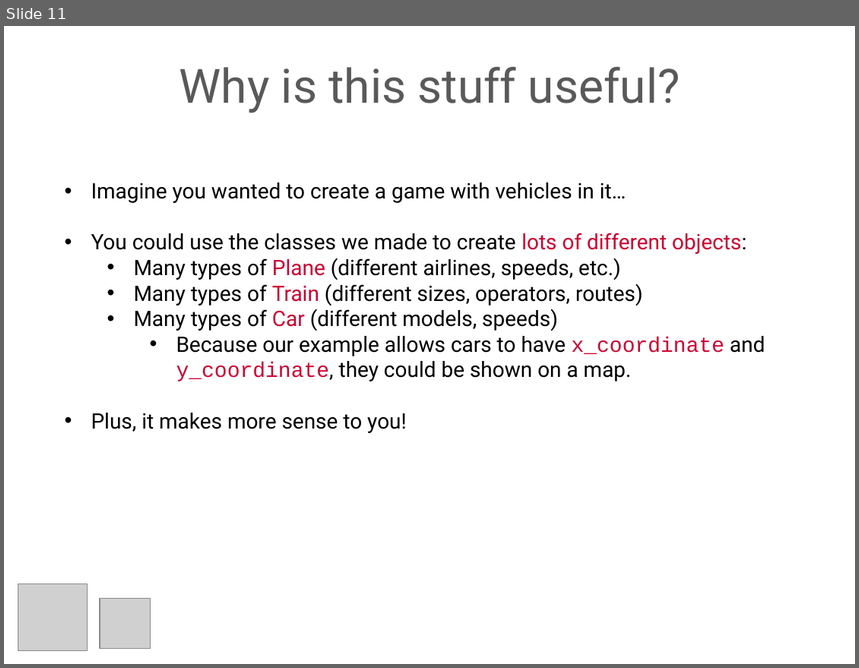
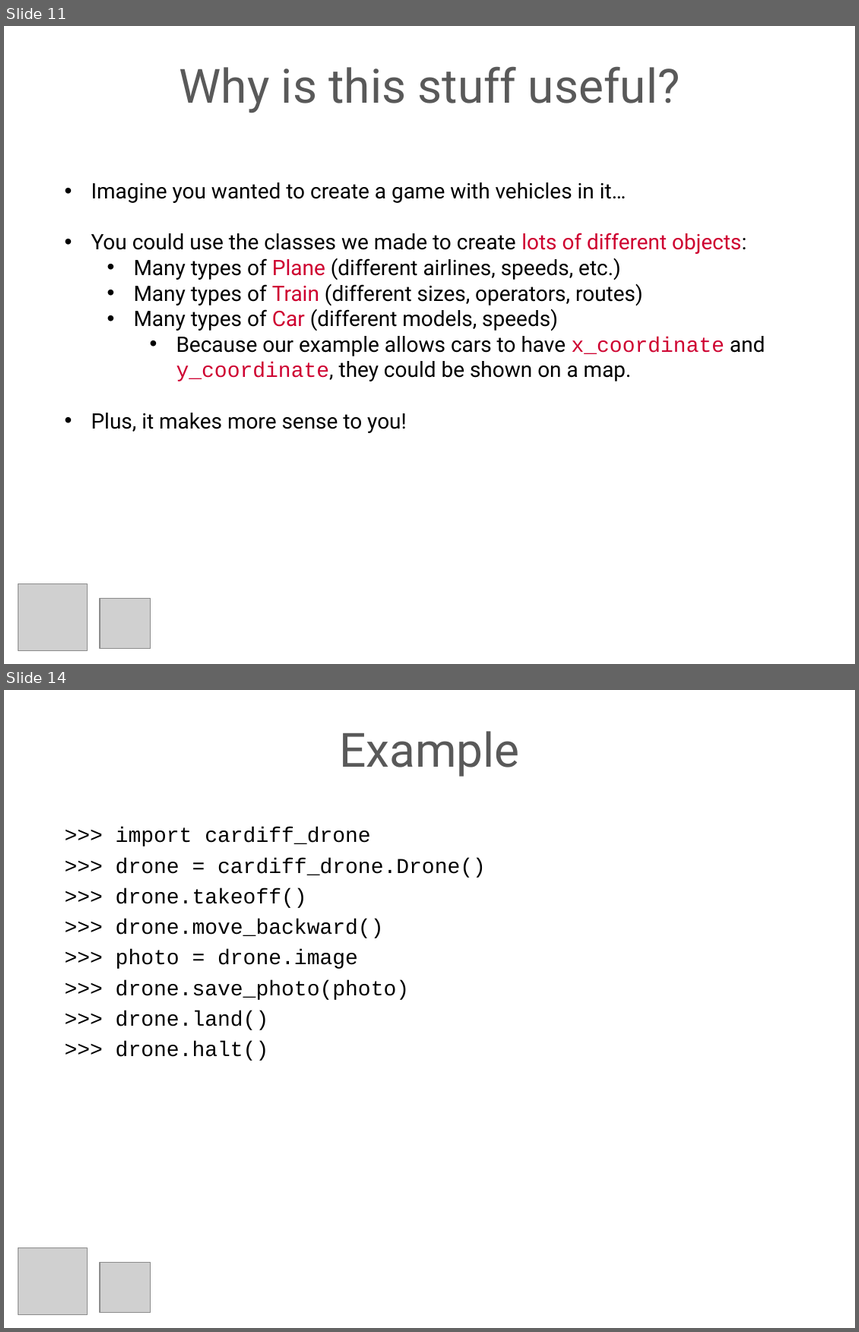
Before and after one commit to flyingsparx/python-ardrone, a slide deck: python_intro.pptx. Shown one above the other, each under a label of ours: slide 11 before the commit, slides 11 and 14 after it; the slides between them are not shown. The pictures are 859x668 and 859x1332 pixels, drawn with LibreOffice and Linux fonts; fonts in the diff are those of the drawing; grey boxes stand for pictures. Boxes give left, top, right and bottom in pixels: in the first picture for what was removed or moved away, otherwise in the second. Text is boxed around its words. In the diff, an @@ line names an element or a change of style, - is before the commit and + after.

```diff
--- a/python_intro.pptx
+++ b/python_intro.pptx
@@ slide 14 added at (x1=4, y1=690, x2=855, y2=1328), background #FFFFFF @@
@@ text added at (x1=340, y1=731, x2=520, y2=777), 40 pt, text #595959 @@
+Example
@@ text added at (x1=116, y1=827, x2=486, y2=1061), 18 pt, text #000000 @@
+>>> import cardiff_drone
+>>> drone = cardiff_drone.Drone()
+>>> drone.takeoff()
+>>> drone.move_backward()
+>>> photo = drone.image
+>>> drone.save_photo(photo)
+>>> drone.land()
+>>> drone.halt()
@@ picture added at (x1=18, y1=1249, x2=87, y2=1315) @@
@@ picture added at (x1=99, y1=1263, x2=150, y2=1313) @@
```
Also in this commit, not shown: 4 slides changed, 1 other slide added, 5 other files.
